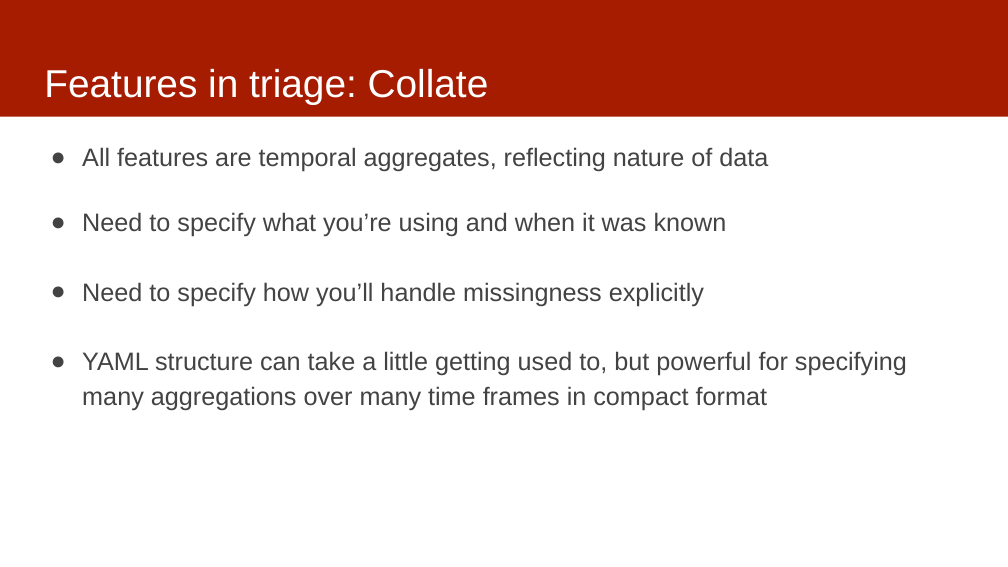
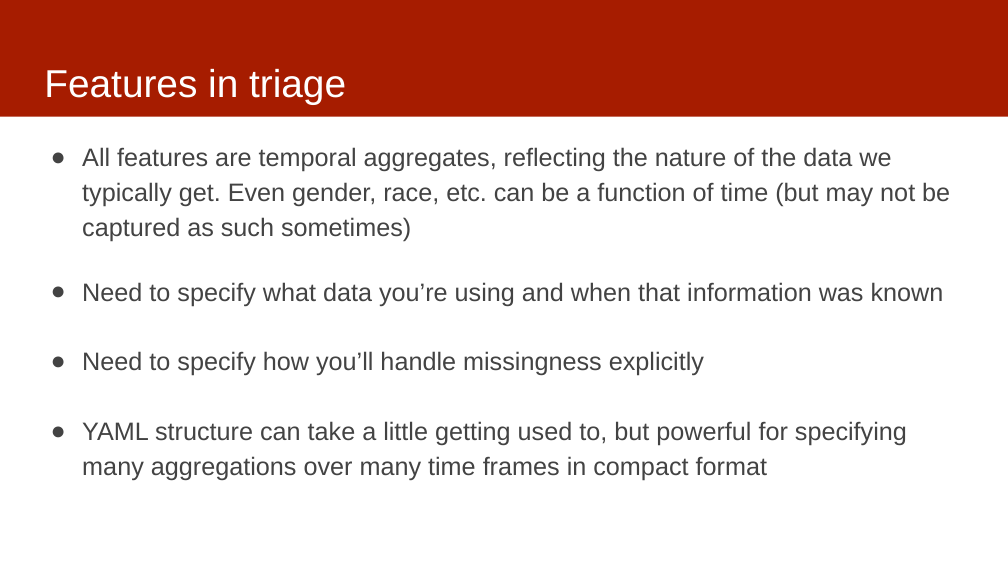
Before and after one commit to dssg/mlforpublicpolicylab, a slide deck: slide 17 of Lectures/12-features-and-imputation.pptx. Drawn at 1008x567 pixels with LibreOffice and Linux fonts; fonts in the diff are those of the drawing. Boxes give left, top, right and bottom in pixels: in the first picture for what was removed or moved away, otherwise in the second. Text is boxed around its words. In the diff, an @@ line names an element or a change of style, - is before the commit and + after.

```diff
--- a/Lectures/12-features-and-imputation.pptx
+++ b/Lectures/12-features-and-imputation.pptx
@@ title at [44, 69, 346, 105]: text changed @@
-Features in triage: Collate
+Features in triage
@@ text at [82, 147, 950, 307]: text changed @@
-● All features are temporal aggregates, reflecting nature of data
-● Need to specify what you’re using and when it was known
+● All features are temporal aggregates, reflecting the nature of the data we typically get. Even gender, race, etc. can be a function of time (but may not be captured as such sometimes)
+● Need to specify what data you’re using and when that information was known
```
Also in this commit, not shown: 2 other slides changed, 7 slides added, 1 other file.
